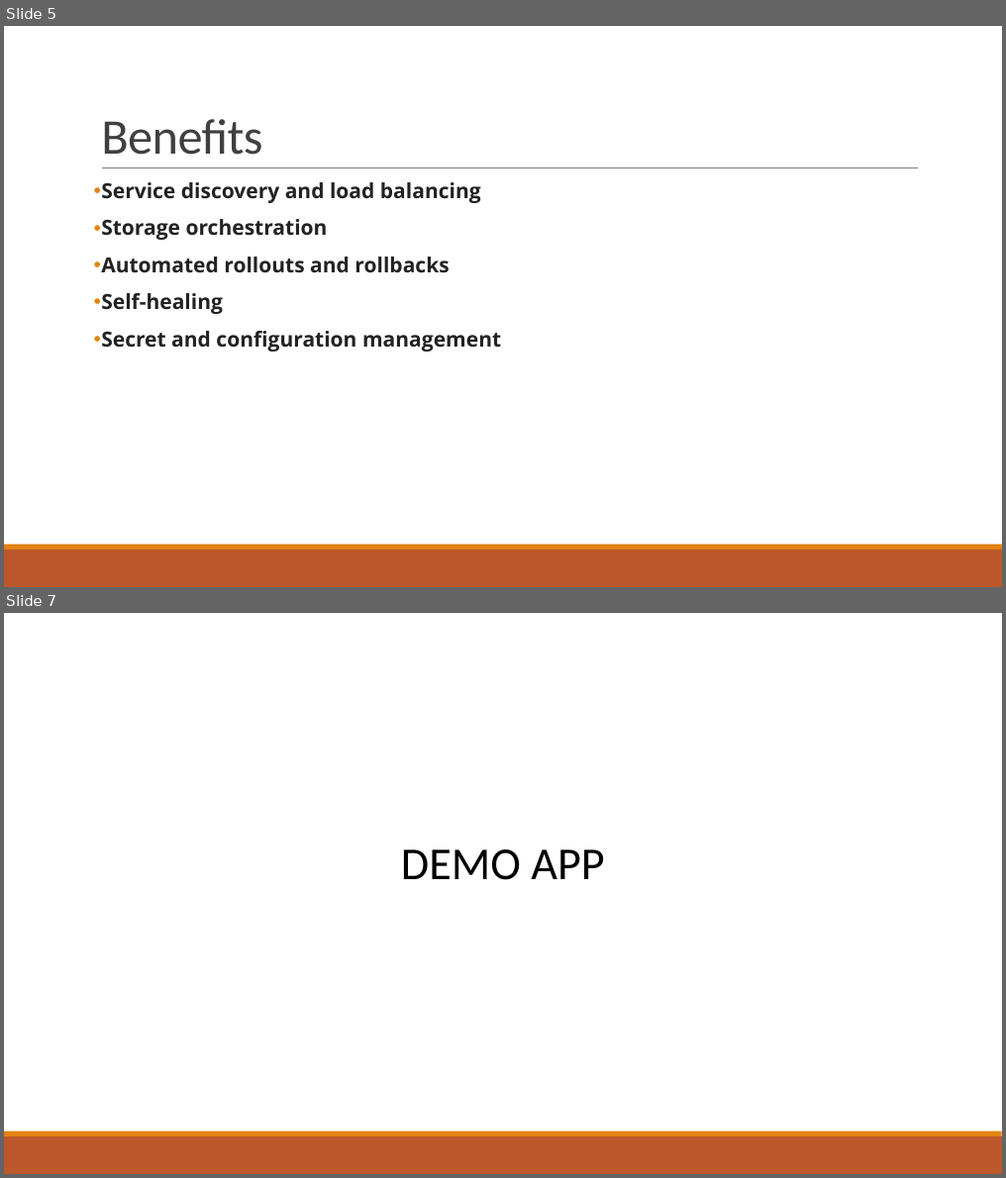
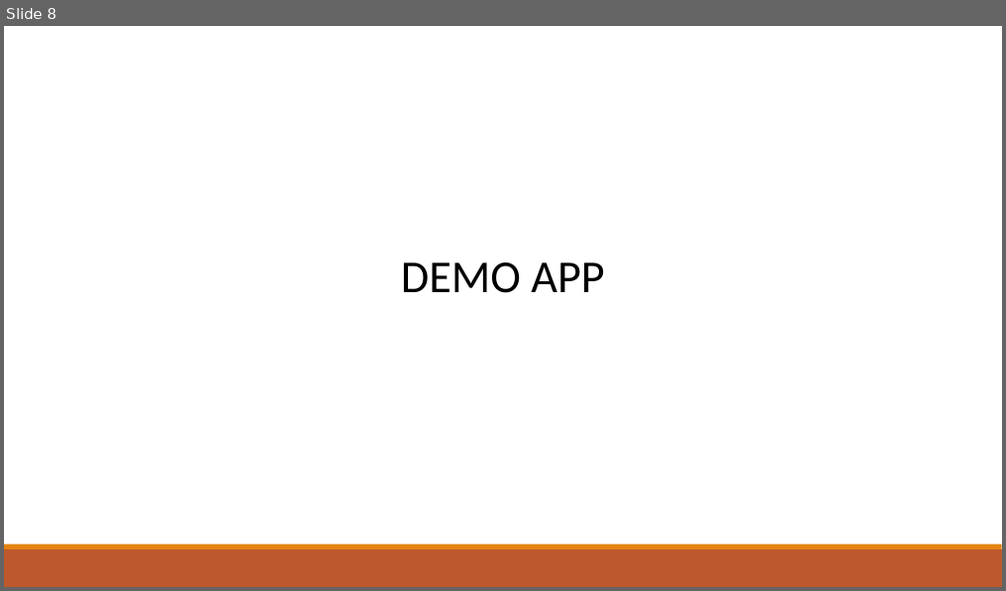
Before and after one commit to talktoamitdhir/kube, a slide deck: Understanding_Kubernetes/Kubernetes.pptx. Shown one above the other, each under a label of ours: slides 5 and 7 before the commit, slide 8 after it; the slides between them are not shown. The pictures are 1006x1178 and 1006x591 pixels, drawn with LibreOffice and Linux fonts; fonts in the diff are those of the drawing. Boxes give left, top, right and bottom in pixels: in the first picture for what was removed or moved away, otherwise in the second. Text is boxed around its words. In the diff, an @@ line names an element or a change of style, - is before the commit and + after.

```diff
--- a/Understanding_Kubernetes/Kubernetes.pptx
+++ b/Understanding_Kubernetes/Kubernetes.pptx
@@ slide 5 removed at box(4, 26, 1002, 587), background #FFFFFF; not listed: 2 template elements that a slide beside it also shows @@
@@ title removed at box(101, 119, 262, 155) @@
-Benefits
@@ line removed from (102, 169) to (918, 169) @@
@@ text removed at box(101, 182, 501, 352) @@
-• Service discovery and load balancing
-• Storage orchestration
-• Automated rollouts and rollbacks
-• Self-healing
-• Secret and configuration management
@@ what was slide 7 is now slide 8 @@
```
Also in this commit, not shown: 2 slides changed, 2 slides added, 1 other slide removed, 5 other files.
